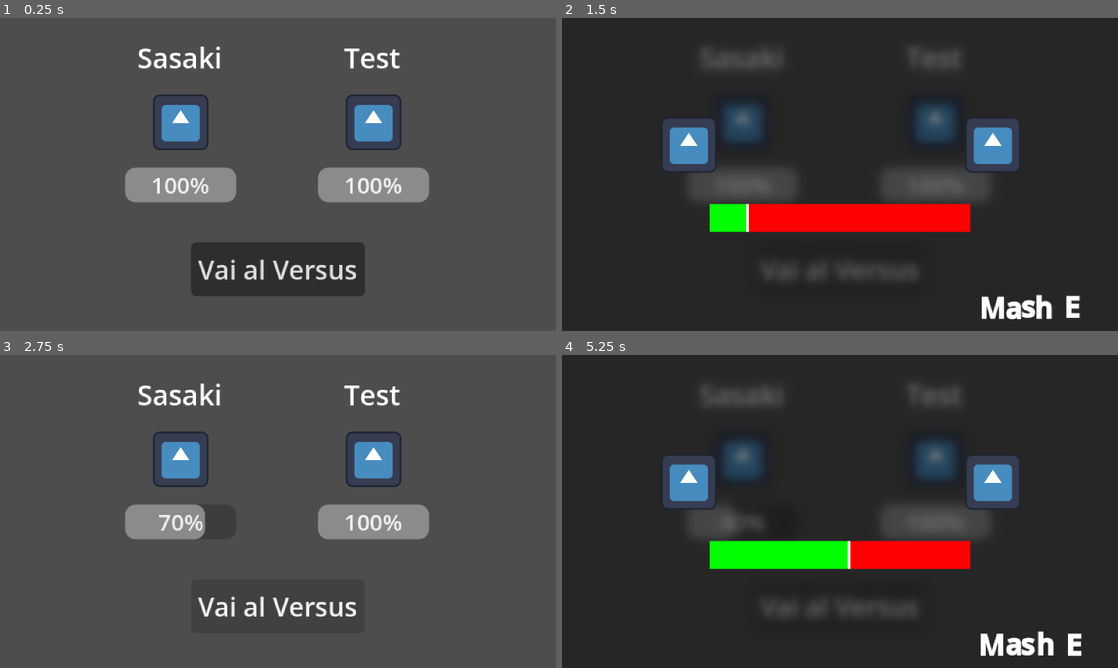
Above: before the commit, frames 1-4 (two rows, left to right).
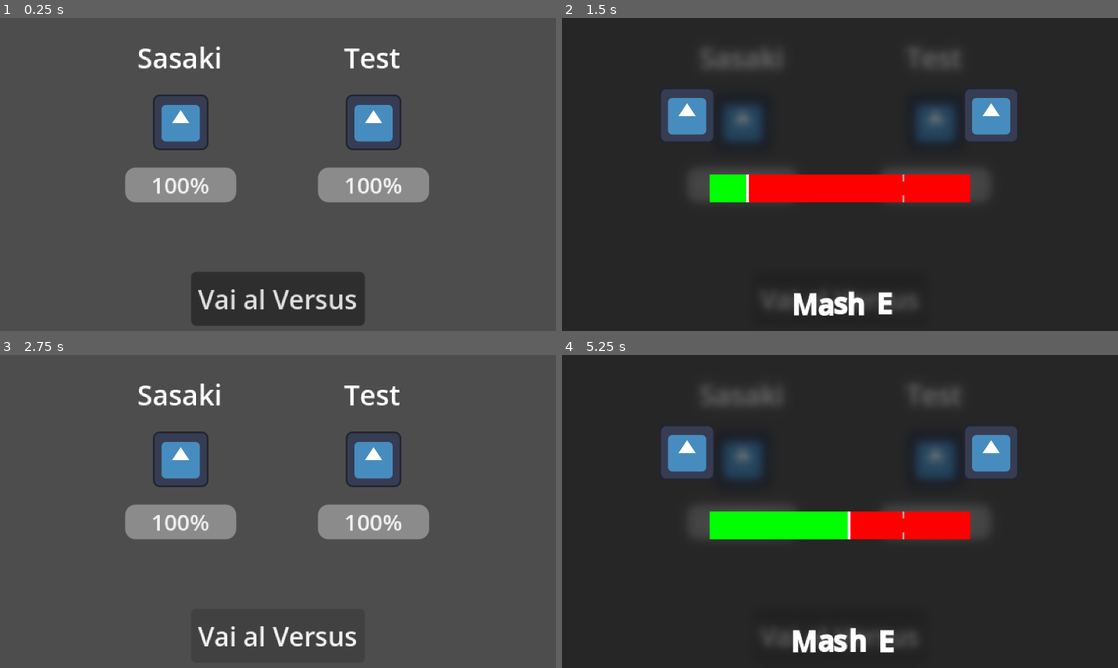
Above: after the commit, the same moments.

Repository: Kevin-Aluth/project-sasaki
Game: Godot game, scene res://Scenes/test.tscn
Same seed, same stepped clock (60 frames per second), same inputs: the game is played once before the commit and once after it. The engine's default icon, where the game draws it, is replaced by a stand-in: a white triangle on a blue panel in a dark square.
Inputs:
- Up to frame 1 (0.25 s): no input
- Up to frame 2 (1.5 s): click "Vai al Versus" at 0.5 s; hold 2 (right_choice, bound only after the commit) from 1.28 s (still down); hold E (button_mash) from 1.28 s (still down)
- Up to frame 3 (2.75 s): release 2 (right_choice, bound only after the commit) at 2.03 s; release E (button_mash) at 2.03 s; hold 1 (left_choice, bound only after the commit) from 2.03 s (still down); tap E (button_mash) at 2.1 s
- Up to frame 4 (5.25 s): tap Enter at 2.75 s; release 1 (left_choice, bound only after the commit) at 2.78 s; hold E (button_mash) 2.78-3.53 s; hold 2 (right_choice, bound only after the commit) 2.78-4.28 s; tap E (button_mash) at 3.6, 5.1 s; hold E (button_mash) 4.28-5.03 s; hold 1 (left_choice, bound only after the commit) from 4.28 s (still down); tap Space at 5 s

The runs differ from the first frame. In frame 1, 6.1% of the frame differs, in the area x 34-66%, y 71-99%; in frame 2, 15%; in frame 3, 2.3%; in frame 4, 15%, in the area x 17-94%, y 22-97%.

Commit message:
Added dialogue option choice after filling the versus bar up to 75%

Diff:
--- a/Scenes/test.tscn
+++ b/Scenes/test.tscn
@@ -22,7 +22,7 @@
 anchor_bottom = 1.0
 grow_horizontal = 2
 grow_vertical = 2
-theme_override_constants/separation = 23
+theme_override_constants/separation = 40
 
 [node name="MarginContainer" type="MarginContainer" parent="VBoxContainer" unique_id=2117936534]
 layout_mode = 2
@@ -96,4 +96,11 @@
 theme_override_font_sizes/font_size = 15
 text = "Vai al Versus"
 
+[node name="Label" type="Label" parent="." unique_id=145072362]
+layout_mode = 0
+offset_left = 55.0
+offset_top = 117.0
+offset_right = 276.0
+offset_bottom = 140.0
+
 [connection signal="pressed" from="VBoxContainer/Button" to="." method="_on_button_pressed"]
--- a/Scenes/versus_inteface.tscn
+++ b/Scenes/versus_inteface.tscn
@@ -8,7 +8,7 @@
 
 [sub_resource type="ShaderMaterial" id="ShaderMaterial_d0u6y"]
 shader = ExtResource("3_isp74")
-shader_parameter/blur_amount = 3.6400001728999998
+shader_parameter/blur_amount = 3.6400001729
 
 [sub_resource type="Gradient" id="Gradient_rkiaj"]
 colors = PackedColorArray(1, 0, 0, 1, 1, 1, 1, 1)
@@ -112,16 +112,16 @@
 anchor_top = 0.5
 anchor_right = 0.5
 anchor_bottom = 0.5
-offset_left = -577.5
-offset_top = -82.0
-offset_right = 577.5
-offset_bottom = 82.0
-grow_horizontal = 2
-grow_vertical = 2
+offset_left = -160.0
+offset_top = -90.0
+offset_right = 160.0
+offset_bottom = 90.0
+grow_horizontal = 2
+grow_vertical = 2
+theme_override_constants/margin_bottom = 33
 
 [node name="VBoxContainer" type="VBoxContainer" parent="MarginContainer" unique_id=1407862103]
 layout_mode = 2
-size_flags_horizontal = 4
 size_flags_vertical = 4
 theme_override_constants/separation = 18
 
@@ -157,7 +157,7 @@
 layout_mode = 2
 size_flags_horizontal = 4
 size_flags_vertical = 4
-value = 91.0
+value = 74.0
 texture_under = SubResource("GradientTexture2D_avnxn")
 texture_progress = SubResource("GradientTexture2D_qssos")
 
@@ -174,7 +174,7 @@
 offset_bottom = 4.0
 grow_horizontal = 2
 grow_vertical = 2
-value = 82.0
+value = 54.0
 texture_progress = SubResource("GradientTexture2D_rkiaj")
 
 [node name="ColorRect" type="TextureRect" parent="MarginContainer/VBoxContainer/MarginContainer/ProgressBar2/ProgressBar" unique_id=491200613]
@@ -195,17 +195,87 @@
 scale = Vector2(0.7, 0.7)
 texture = SubResource("GradientTexture2D_g4v7s")
 
+[node name="MarginContainer3" type="MarginContainer" parent="." unique_id=1796870708]
+layout_mode = 0
+offset_left = -2.5
+offset_top = 124.0
+offset_right = 322.5
+offset_bottom = 140.0
+theme_override_constants/margin_left = 15
+theme_override_constants/margin_right = 16
+
+[node name="HBoxContainer" type="HBoxContainer" parent="MarginContainer3" unique_id=1125181841]
+layout_mode = 2
+size_flags_horizontal = 4
+size_flags_vertical = 3
+theme_override_constants/separation = 8
+
+[node name="RichTextLabel" type="RichTextLabel" parent="MarginContainer3/HBoxContainer" unique_id=1423877775]
+custom_minimum_size = Vector2(15, 16)
+clip_contents = false
+layout_mode = 2
+size_flags_horizontal = 0
+theme_override_font_sizes/normal_font_size = 10
+bbcode_enabled = true
+text = "[img]res://Sprites/keyboard_1.png[/img]"
+fit_content = true
+scroll_active = false
+
+[node name="DialogueLeft" type="RichTextLabel" parent="MarginContainer3/HBoxContainer" unique_id=389645653]
+custom_minimum_size = Vector2(115, 16)
+clip_contents = false
+layout_mode = 2
+size_flags_horizontal = 0
+theme_override_font_sizes/normal_font_size = 10
+bbcode_enabled = true
+text = "Ti puzza il ciato"
+fit_content = true
+scroll_active = false
+
+[node name="DialogueRight" type="RichTextLabel" parent="MarginContainer3/HBoxContainer" unique_id=1868157400]
+custom_minimum_size = Vector2(115, 16)
+layout_mode = 2
+theme_override_font_sizes/normal_font_size = 10
+bbcode_enabled = true
+text = "Ti si incrociano gli occhi"
+horizontal_alignment = 2
+
+[node name="RichTextLabel4" type="RichTextLabel" parent="MarginContainer3/HBoxContainer" unique_id=899123537]
+custom_minimum_size = Vector2(15, 16)
+layout_mode = 2
+theme_override_font_sizes/normal_font_size = 10
+bbcode_enabled = true
+text = "[img]res://Sprites/keyboard_2.png[/img]"
+
 [node name="RichTextLabel" type="RichTextLabel" parent="." unique_id=1823817805]
 custom_minimum_size = Vector2(75, 25)
 layout_mode = 1
-anchors_preset = 3
-anchor_left = 1.0
+anchors_preset = -1
+anchor_left = 0.51100004
 anchor_top = 1.0
-anchor_right = 1.0
+anchor_right = 0.51100004
 anchor_bottom = 1.0
-offset_left = -97.0
-offset_top = -25.0
+offset_left = -48.52002
+offset_top = -27.0
+offset_right = 48.47998
+offset_bottom = -2.0
 grow_horizontal = 0
 grow_vertical = 0
 bbcode_enabled = true
 text = "[b][shake rate=20.0 level=5 connected=1]	Mash [/shake][/b][b][shake rate=20.0 level=10 connected=1]	E[/shake][/b]"
+
+[node name="ColorRect2" type="ColorRect" parent="." unique_id=39780280]
+layout_mode = 0
+offset_left = 196.0
+offset_top = 90.0
+offset_right = 197.0
+offset_bottom = 94.0
+color = Color(0.6715141, 0.67151415, 0.6715141, 1)
+
+[node name="ColorRect3" type="ColorRect" parent="." unique_id=438509966]
+layout_mode = 0
+offset_left = 196.0
+offset_top = 102.0
+offset_right = 197.0
+offset_bottom = 106.0
+color = Color(0.67058825, 0.67058825, 0.67058825, 1)
--- a/Scripts/test_scene.gd
+++ b/Scripts/test_scene.gd
@@ -6,6 +6,7 @@
 @onready var enemy_name = $VBoxContainer/MarginContainer/HBoxContainer/VBoxContainer2/Label2
 @onready var enemy_sprite = $VBoxContainer/MarginContainer/HBoxContainer/VBoxContainer2/TextureRect
 @onready var player_health_bar = $VBoxContainer/MarginContainer/HBoxContainer/VBoxContainer/ProgressBar
+@onready var label = $Label
 
 var enemy_health: float = 10
 var enemy_max_health: int = 10
@@ -29,15 +30,16 @@
 	var versus_scene = preload("res://Scenes/versus_inteface.tscn")
 	var instance = versus_scene.instantiate()
 	add_child(instance)
-	instance.versus_finished.connect(_on_versus_finished)
+	instance.versus_lost.connect(_on_versus_lost)
+	instance.dialogue_chosen.connect(_on_dialogue_chosen)
 
-func _on_versus_finished(won):
-	if won:
-		enemy_health -= 3
-	else:
-		player_health -= 3
+func _on_versus_lost() -> void:
+	player_health -= 3
 	update_health_bar()
 
 func update_health_bar():
 	enemy_health_bar.value = enemy_health / enemy_max_health * 100
 	player_health_bar.value = player_health / player_max_health * 100
+
+func _on_dialogue_chosen(dialogue: String) -> void:
+	label.text = dialogue
--- a/Scripts/versus_inteface.gd
+++ b/Scripts/versus_inteface.gd
@@ -3,19 +3,25 @@
 @onready var progress_bar_white = $MarginContainer/VBoxContainer/MarginContainer/ProgressBar2
 @onready var progress_bar = $MarginContainer/VBoxContainer/MarginContainer/ProgressBar2/ProgressBar
 @onready var enemy_face = $MarginContainer/VBoxContainer/MarginContainer2/HBoxContainer/Enemy_Face
+@onready var dialogue_options_container = $MarginContainer3
+@onready var dialogue_left = $MarginContainer3/HBoxContainer/DialogueLeft
+@onready var dialogue_right = $MarginContainer3/HBoxContainer/DialogueRight
 #@onready var progess_bar_fire = $MarginContainer/VBoxContainer/MarginContainer/ProgressBar2/ProgressBar/ColorRect
 
 @export var progress_bar_white_amount: int = 1
 @export var enemy_resource : EnemyResource
 
-signal versus_finished(won)
+signal versus_lost
+signal dialogue_chosen(dialogue)
 
 var value: float = 50.0
 var mash_strength: float = 12
 var enemy_strength: float = 50
+var can_choose_dialogue: bool = false
 
 func _ready() -> void:
 	#progess_bar_fire.position.y -= progess_bar_fire.size.y / 4
+	dialogue_options_container.visible = false
 	enemy_strength = enemy_resource.enemy_strength
 	enemy_face.texture = enemy_resource.enemy_sprite
 
@@ -27,18 +33,25 @@
 	progress_bar.value = value - progress_bar_white_amount
 	progress_bar_white.value = clampf(value, 1.0, 100.0)
 	#progess_bar_fire.position.x = progress_bar.position.x + (progress_bar.texture_progress.width * (progress_bar.value / 100.0)) - progess_bar_fire.size.x / 2
-	if value >= 100:
+	if value >= 75 and !can_choose_dialogue:
 		print("mash vinto")
-		var won: bool = true
-		versus_finished.emit(won)
-		queue_free()
+		dialogue_options_container.visible = true
+		can_choose_dialogue = true
+
 	if value <= 0:
 		print("mash perso")
-		var won: bool = false
-		versus_finished.emit(won)
+		versus_lost.emit
 		queue_free()
 
 
 func _input(event: InputEvent) -> void:
 	if event.is_action_pressed("button_mash"):
 		value += 1 * mash_strength
+		return
+	if can_choose_dialogue:
+		if event.is_action_pressed("left_choice"):
+			dialogue_chosen.emit(dialogue_left.text)
+			queue_free()
+		if event.is_action_pressed("right_choice"):
+			dialogue_chosen.emit(dialogue_right.text)
+			queue_free()
--- a/project.godot
+++ b/project.godot
@@ -31,6 +31,16 @@
 "events": [Object(InputEventKey,"resource_local_to_scene":false,"resource_name":"","device":-1,"window_id":0,"alt_press …(192 unchanged characters)…
 ]
 }
+left_choice={
+"deadzone": 0.2,
+"events": [Object(InputEventKey,"resource_local_to_scene":false,"resource_name":"","device":16,"window_id":0,"alt_pressed":false,"shift_pressed":false,"ctrl_pressed":false,"meta_pressed":false,"pressed":false,"keycode":0,"physical_keycode":49,"key_label":0,"unicode":0,"location":0,"echo":false,"script":null)
+]
+}
+right_choice={
+"deadzone": 0.2,
+"events": [Object(InputEventKey,"resource_local_to_scene":false,"resource_name":"","device":16,"window_id":0,"alt_pressed":false,"shift_pressed":false,"ctrl_pressed":false,"meta_pressed":false,"pressed":false,"keycode":0,"physical_keycode":50,"key_label":0,"unicode":0,"location":0,"echo":false,"script":null)
+]
+}
 
 [physics]
 
Binary file added: Sprites/keyboard_1.png
Not shown, added: Sprites/keyboard_1.png.import
Binary file added: Sprites/keyboard_2.png
Not shown, added: Sprites/keyboard_2.png.import
